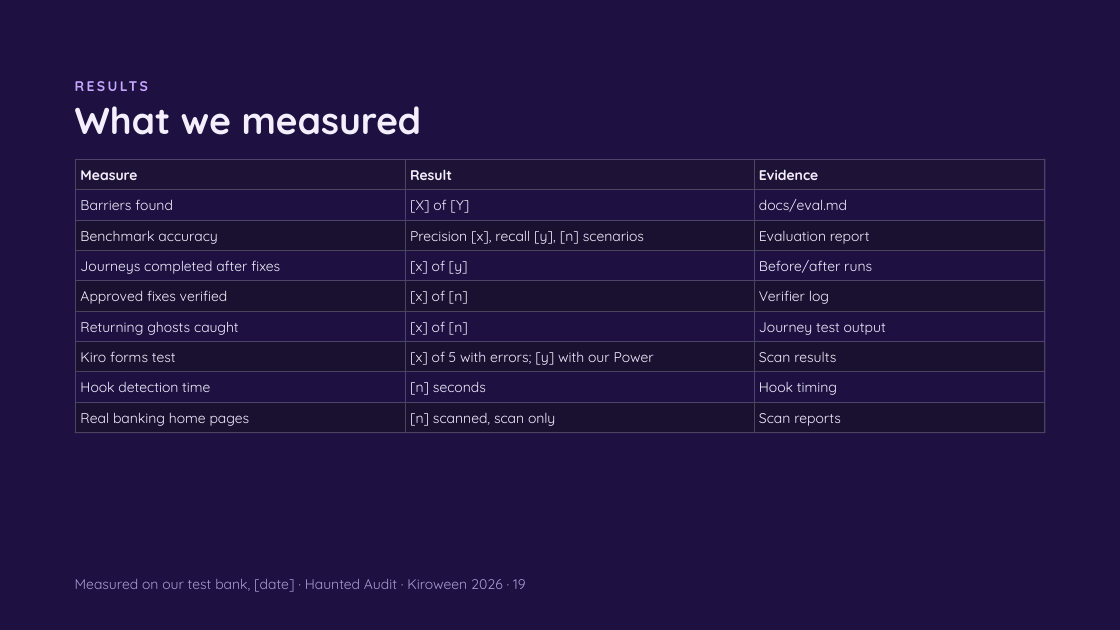
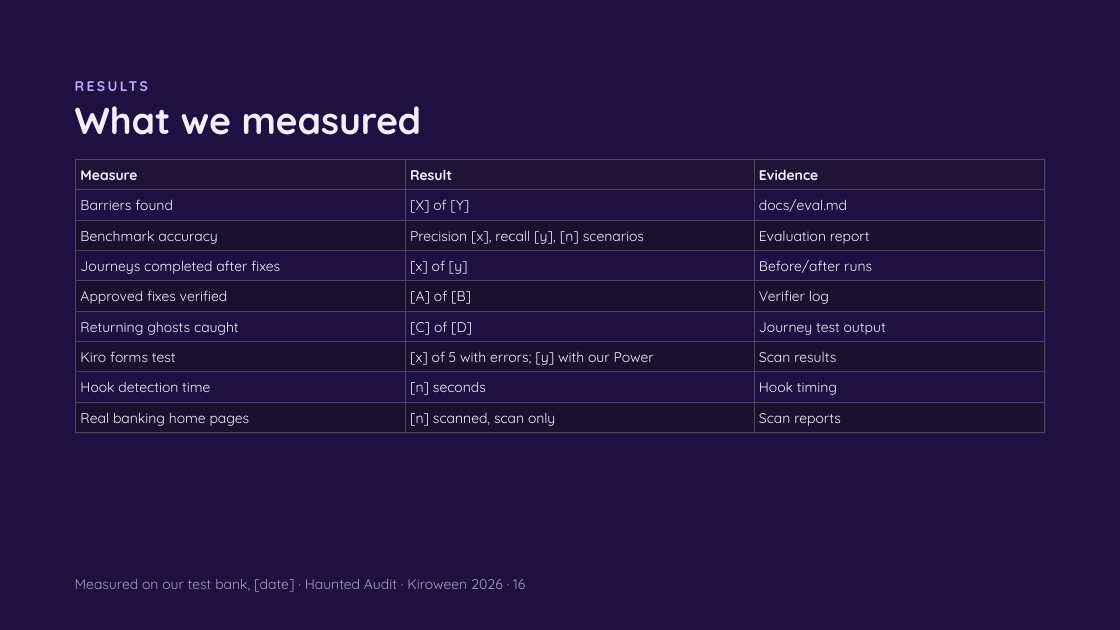
Before and after one commit to charvimaurya/haunted-audit, a slide deck: slide 16 of docs/Haunted Audit Judge Deck V1.pptx (slide 19 before the commit). Drawn at 1120x630 pixels with LibreOffice and Linux fonts; fonts in the diff are those of the drawing; background and template pictures are left out. Boxes give left, top, right and bottom in pixels: in the first picture for what was removed or moved away, otherwise in the second. Text is boxed around its words. In the diff, an @@ line names an element or a change of style, - is before the commit and + after.

```diff
--- a/docs/Haunted Audit Judge Deck V1.pptx
+++ b/docs/Haunted Audit Judge Deck V1.pptx
@@ table at bbox=[76, 160, 1044, 433] @@
-row 5, column 2: [x] of [n]
+row 5, column 2: [A] of [B]
-row 6, column 2: [x] of [n]
+row 6, column 2: [C] of [D]
@@ text at bbox=[75, 579, 525, 592]: text changed @@
-Measured on our test bank, [date] · Haunted Audit · Kiroween 2026 · 19
+Measured on our test bank, [date] · Haunted Audit · Kiroween 2026 · 16
```
Also in this commit, not shown: 8 other slides changed, 1 slide added, 6 slides removed, 1 other file.
